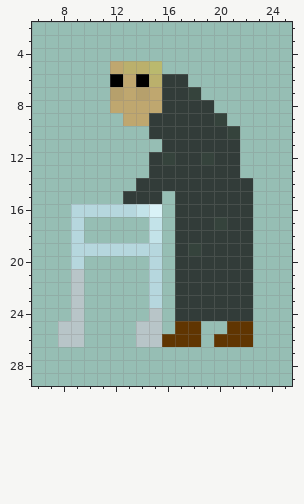
One commit to this pixel-art file: Assets/Art/Textures/Grampa.aseprite. Above: the version before the commit.
32x32 pixels, 1 frame. Colours within 5 levels of each other are drawn and written as one. Shown: x 6..25, y 2..29.
Now the later version:
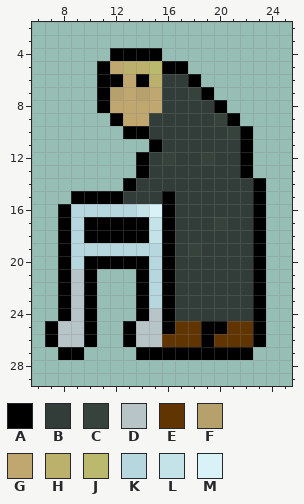
Palette (. is transparent): A #000000  B #323c39  C #35433c  D #b8c5c8  E #603501  F #b6a06c  G #bfa76f  H #bbb06c  J #bab96e  K #b6d7de  L #c3e3e9  M #d9f2f7
Commit: changed player art to have an outline
From old to new:
layer "Outline" added
Layer "Outline":
y 4: x 12..15 .... -> AAAA
y 5: x 11 . -> A; x 16..17 .. -> AA
y 6: x 11 . -> A; x 18 . -> A
y 7: x 11 . -> A; x 19 . -> A
y 8: x 11 . -> A; x 20 . -> A
y 9: x 12 . -> A; x 21 . -> A
y 10: x 13..14 .. -> AA; x 22 . -> A
y 11: x 15 . -> A; x 22 . -> A
y 12..13: x 14 . -> A; x 22 . -> A
y 14: x 13 . -> A; x 23 . -> A
y 15: x 9..12 .... -> AAAA; x 16 . -> A; x 23 . -> A
y 16: x 8 . -> A; x 16 . -> A; x 23 . -> A
y 17..18: x 8 . -> A; x 10..14 ..... -> AAAAA; x 16 . -> A; x 23 . -> A
y 19: x 8 . -> A; x 16 . -> A; x 23 . -> A
y 20: x 8 . -> A; x 10..14 ..... -> AAAAA; x 16 . -> A; x 23 . -> A
y 21..24: x 8 . -> A; x 10 . -> A; x 14 . -> A; x 16 . -> A; x 23 . -> A
y 25: x 7 . -> A; x 10 . -> A; x 13 . -> A; x 16 . -> A; x 19..20 .. -> AA; x 23 . -> A
y 26: x 7 . -> A; x 10 . -> A; x 13 . -> A; x 19 . -> A; x 23 . -> A
y 27: x 8..9 .. -> AA; x 14..22 ......... -> AAAAAAAAA
Boxes around the changes in both pictures, in picture pixels (x1, y1, x2, y2):
added: (45, 48, 266, 360)
